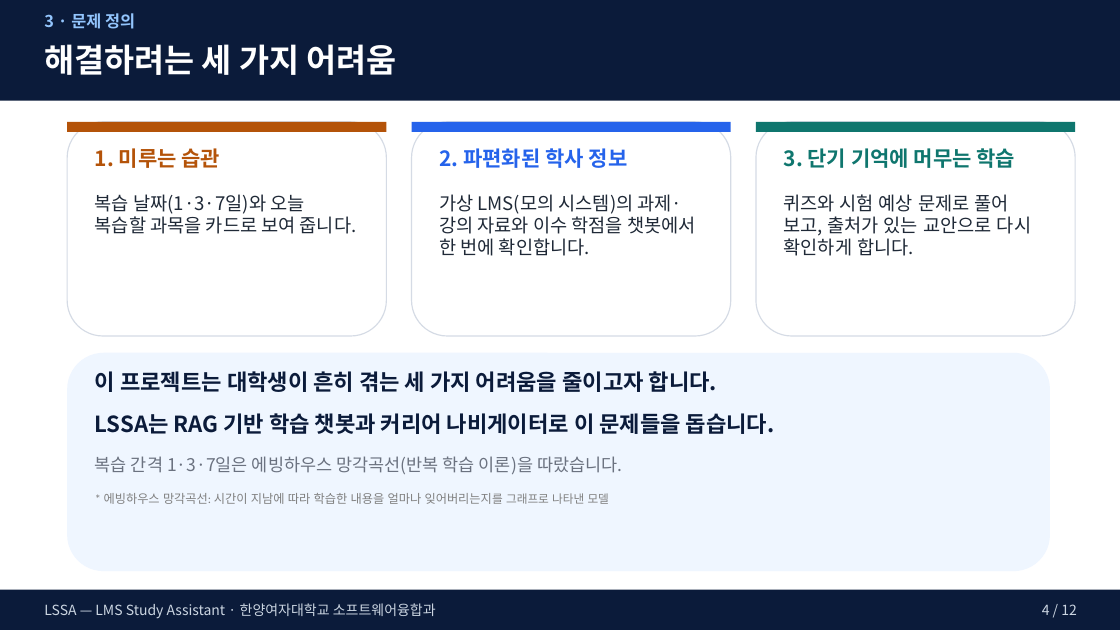
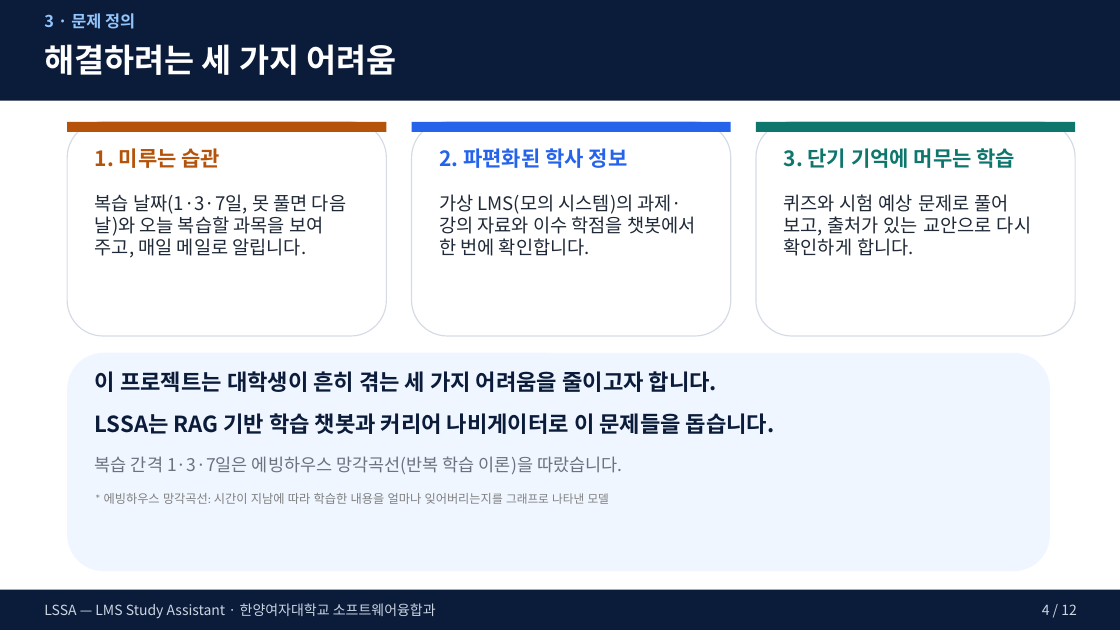
Before and after one commit to arlen-up/Study_assistance, a slide deck: slide 4 of LSSA_심사_최종.pptx. Drawn at 1120x630 pixels with LibreOffice and Linux fonts; fonts in the diff are those of the drawing. Boxes give left, top, right and bottom in pixels: in the first picture for what was removed or moved away, otherwise in the second. Text is boxed around its words. In the diff, an @@ line names an element or a change of style, - is before the commit and + after.

```diff
--- a/LSSA_심사_최종.pptx
+++ b/LSSA_심사_최종.pptx
@@ text at bbox=[95, 194, 346, 258]: text changed @@
-복습 날짜(1·3·7일)와 오늘 복습할 과목을 카드로 보여 줍니다.
+복습 날짜(1·3·7일, 못 풀면 다음 날)와 오늘 복습할 과목을 보여 주고, 매일 메일로 알립니다.
```
Also in this commit, not shown: 1 other slide changed, 2 other files.
